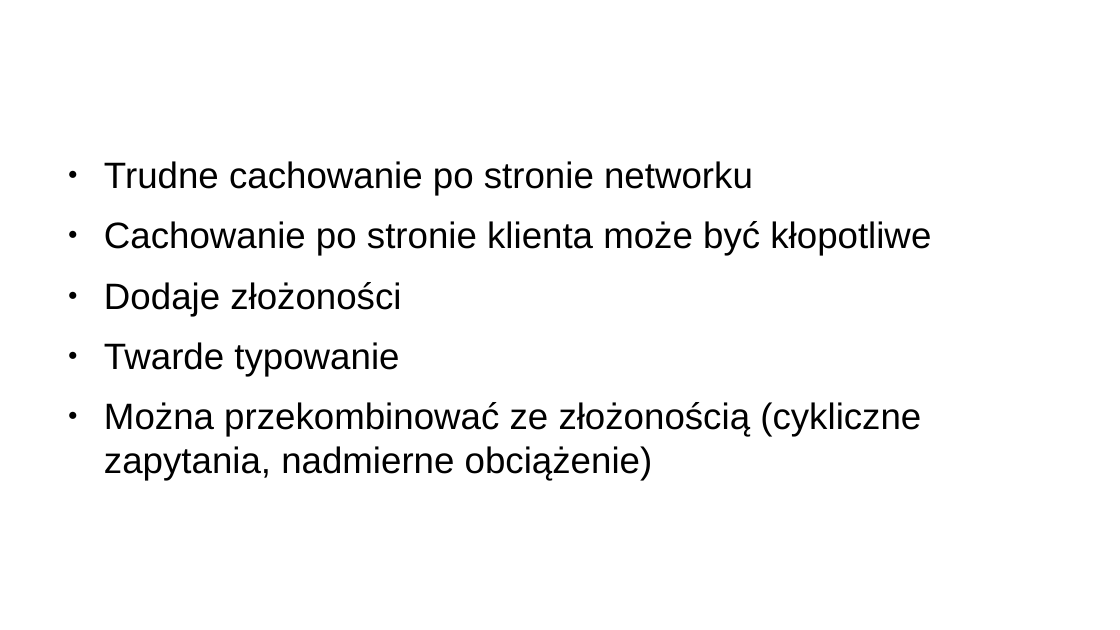
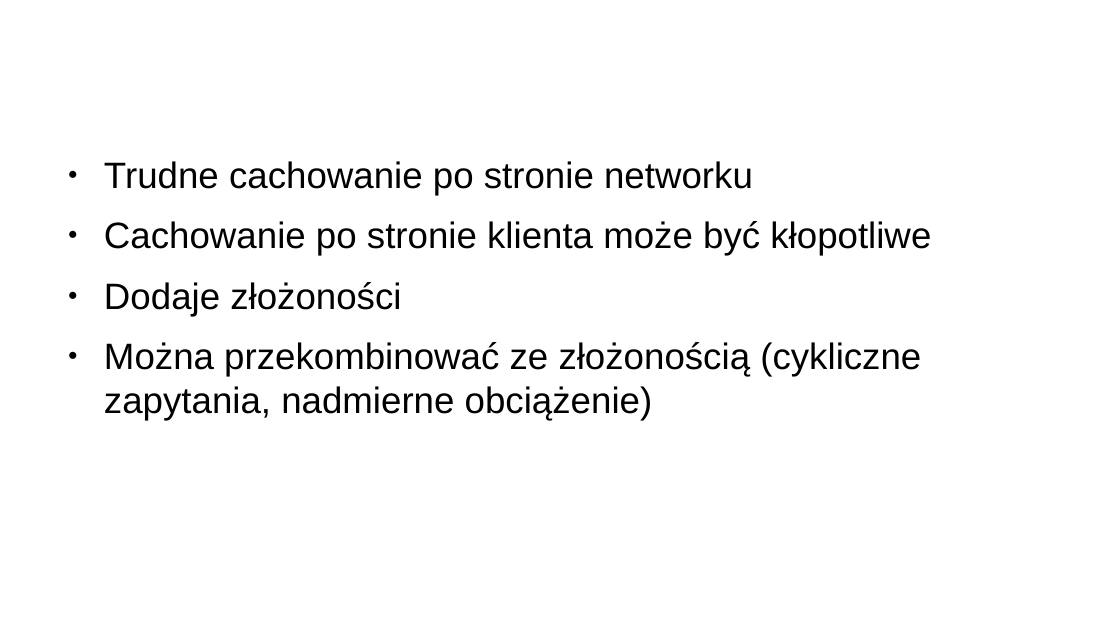
Before and after one commit to masives/meetjs-graphql, a slide deck: slide 22 of prezentacja.odp. Drawn at 1120x630 pixels with LibreOffice and Linux fonts; fonts in the diff are those of the drawing; background and template pictures are left out. Boxes give left, top, right and bottom in pixels: in the first picture for what was removed or moved away, otherwise in the second. Text is boxed around its words. In the diff, an @@ line names an element or a change of style, - is before the commit and + after.

```diff
--- a/prezentacja.odp
+++ b/prezentacja.odp
@@ text at bbox=[104, 342, 399, 376]: paragraph removed @@
-● Twarde typowanie
```
Also in this commit, not shown: 1 other slide changed, 2 other files.
